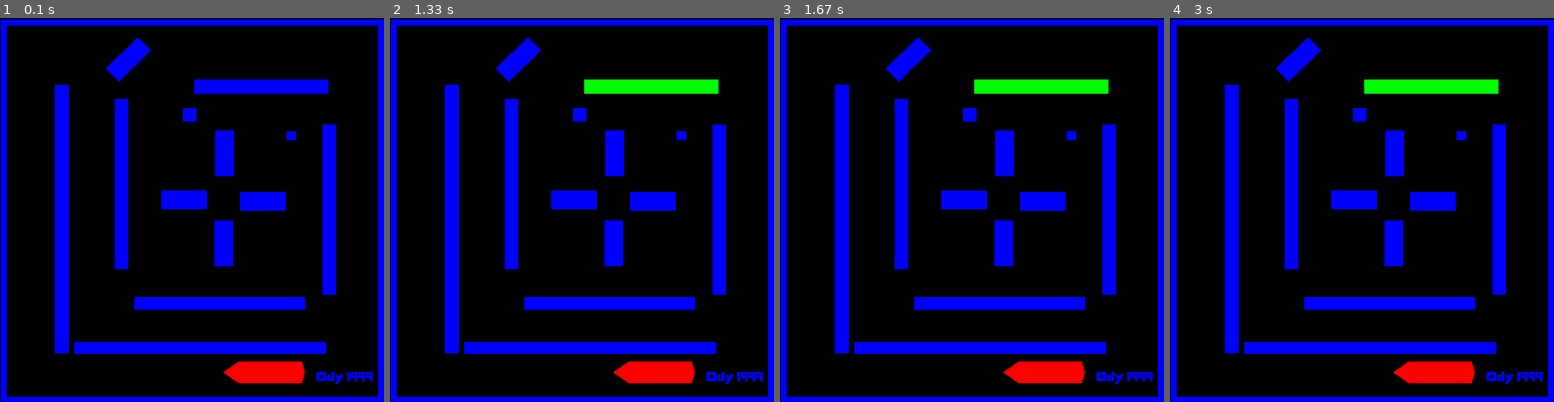
Above: before the commit, frames 1-4 (left to right).
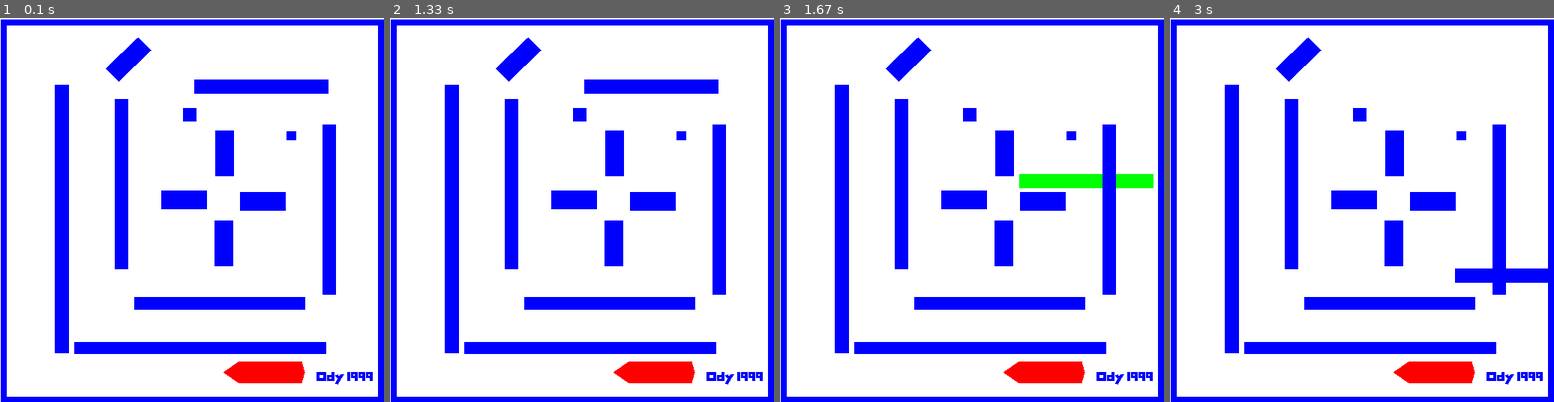
Above: after the commit, the same moments.

Repository: yuanhenglee/Motion-Planning-with-Pygame
Game: pygame game, started from BFPGame/run.py
The game is run twice, just before and just after one commit, with the same random seed, the same clock (stepped at 60 frames per second) and the same inputs.
Inputs (mouse positions are in pixels of both pictures, inside the frame that each line leads up to):
- Up to frame 1 (0.1 s): no input
- Up to frame 2 (1.33 s): press the mouse at (489, 213) at 0.37 s; move the mouse to (555, 256) at 0.47 s; release the mouse at (620, 294) at 0.6 s; click (589, 79) at 1.22 s
- Up to frame 3 (1.67 s): press the mouse at (979, 79) at 1.53 s; move the mouse to (1025, 175) at 1.63 s
- Up to frame 4 (3 s): release the mouse at (1461, 271) at 1.77 s

The runs differ from the first frame. In frame 1, 79% of the frame differs, in the area x 0-100%, y 0-100%; in frame 2, 80%; in frame 3, 80%; in frame 4, 80%.

Commit message:
complete drag & drop feature

Diff:
--- a/BFPGame/polygon.py
+++ b/BFPGame/polygon.py
@@ -22,7 +22,6 @@
                 y = (v[1] + self.config.position[1])
                 x, y = utils.rotate((x, y), self.config.position,
                                     self.config.rotation)
-                y = 128 - y
                 c.abs_vertices.append((x, y))
 
     def draw(self, gameDisplay):
@@ -74,5 +73,21 @@
         self.position = _position
         self.rotation = _rotation
 
+    # def move(self, offset):
+    #     self.position = (self.position[0] +
+    #                      offset[0], self.position[1] + offset[1])
+
+    def set_config(self, position=None, rotation=None):
+        if position is not None:
+            self.position = position
+        if rotation is not None:
+            self.rotation = rotation
+
     def __repr__(self):
         return repr(self.position) + " " + repr(self.rotation)
+
+    def __add__(self, other):
+        position = (self.position[0] + other.position[0],
+                    self.position[1] + other.position[1])
+        rotation = self.rotation + other.rotation
+        return Config(position, rotation)
--- a/BFPGame/run.py
+++ b/BFPGame/run.py
@@ -2,6 +2,7 @@
 from initialize import initialize
 import utils
 from color import *
+import polygon
 
 import pygame
 from pygame.locals import QUIT
@@ -37,18 +38,22 @@
 
 
 def update_display():
-    gameDisplay.fill(WHITE)
+    gameDisplay.fill(BLACK)
     for robot in robots:
+        robot.update_abs_vertices()
         robot.draw(gameDisplay)
     for obstacle in obstacles:
         obstacle.draw(gameDisplay)
+        obstacle.update_abs_vertices()
     pygame.display.update()
 
 
 pygame.init()
-gameDisplay = pygame.display.set_mode(utils.world2Canvas((128, 128)))
+gameDisplay = pygame.display.set_mode(utils.world2Canvas((128, 0)))
 running = True
-dragging = False
+dragging_obj = None
+dragging_obj_start_pos = (0, 0)
+dragging_mouse_start_pos = (0, 0)
 
 robots, obstacles = initialize(gameDisplay)
 
@@ -58,19 +63,40 @@
             running = False
         elif event.type == pygame.MOUSEBUTTONDOWN:
             mousePosition = pygame.mouse.get_pos()
-            print(mousePosition)
-            for polygon in robots+obstacles:
+            # print(f"{mousePosition=}")
+            for polygon in robots:
                 if polygon.contain(utils.canvas2World(mousePosition)):
+                    dragging_obj_start_pos = polygon.config.position
+                    dragging_mouse_start_pos = mousePosition
                     polygon.set_drag()
-                    dragging = True
+                    dragging_obj = polygon
                     break
-        elif event.type == pygame.MOUSEBUTTONUP:
-            dragging = False
+            if dragging_obj == None:
+                for polygon in obstacles:
+                    if polygon.contain(utils.canvas2World(mousePosition)):
+                        dragging_obj_start_pos = polygon.config.position
+                        dragging_mouse_start_pos = mousePosition
+                        polygon.set_drag()
+                        dragging_obj = polygon
+                        break
+        elif dragging_obj != None:
+            if event.type == pygame.MOUSEBUTTONUP:
+                dragging_obj.reset_drag()
+                dragging_obj = None
 
-        elif event.type == pygame.MOUSEMOTION:
-            if dragging:
-                ...
+            elif event.type == pygame.MOUSEMOTION:
+                mousePosition = pygame.mouse.get_pos()
+                movement = utils.formVector(utils.canvas2World(
+                    dragging_mouse_start_pos), utils.canvas2World(mousePosition))
+                new_pos = dragging_obj_start_pos[0] + \
+                    movement[0], dragging_obj_start_pos[1] + movement[1]
+                # print(f"{dragging_mouse_start_pos=}{mousePosition=}")
+                # print(f"{dragging_obj_start_pos=}{new_pos=}")
+                dragging_obj.config.set_config(position=new_pos)
+                dragging_obj.update_abs_vertices()
+                lastMousePosition = mousePosition
 
     update_display()
 
+
 # sample()
--- a/BFPGame/utils.py
+++ b/BFPGame/utils.py
@@ -1,4 +1,6 @@
 import math
+import numpy as np
+from numpy.core.numeric import cross
 
 
 # scale from 128*128 to 6 times bigger
@@ -6,11 +8,11 @@
 
 
 def world2Canvas(vertex):
-    return round(vertex[0]*multiplier), round(vertex[1]*multiplier)
+    return round(vertex[0]*multiplier), round((128-vertex[1])*multiplier)
 
 
 def canvas2World(vertex):
-    return (vertex[0]/multiplier), (vertex[1]/multiplier)
+    return (vertex[0]/multiplier), (128-vertex[1]/multiplier)
 
 
 def distance(v1, v2):
@@ -25,20 +27,28 @@
         math.cos(angle)*(v[1]-center[1]) + center[1]
     return xr, yr
 
+# form vector from points
+
+
+def formVector(v1, v2):
+    return [v2[0] - v1[0], v2[1] - v1[1]]
+
 
 def convexContains(vertices, point):
-    res = False
-    for i in range(len(vertices)-1):
-        if (vertices[i][1] > point[1]) != \
-            (vertices[i+1][1] > point[1]) and \
-                (point[0] < (vertices[i+1][0] - vertices[i][0]) * (point[1] - vertices[i][1]) / (vertices[i+1][1]-vertices[i][1]) + vertices[i][0]):
-            res = not res
-    if res:
-        print(vertices, " : ", point)
-    return res
+    crossProduct = np.cross(formVector(
+        vertices[-1], vertices[0]), formVector(vertices[-1], point))
+    for i in range(1, len(vertices)):
+        nextCrossProduct = np.cross(formVector(
+            vertices[i-1], vertices[i]),
+            formVector(vertices[i-1], point))
+        if (crossProduct * nextCrossProduct < 0):
+            return False
+    # print(f"{point=}")
+    # print(f"{vertices=}")
+    return True
 
 
 if __name__ == '__main__':
     print(
-        convexContains([(0, 0), (5, 0), (5, 5), (0, 5)], (1, 0.1))
+        convexContains([(0, 0), (5, 0), (5, 5), (0, 5)], (1, 6))
     )
Not shown, changed: Dat/obstacle.dat
